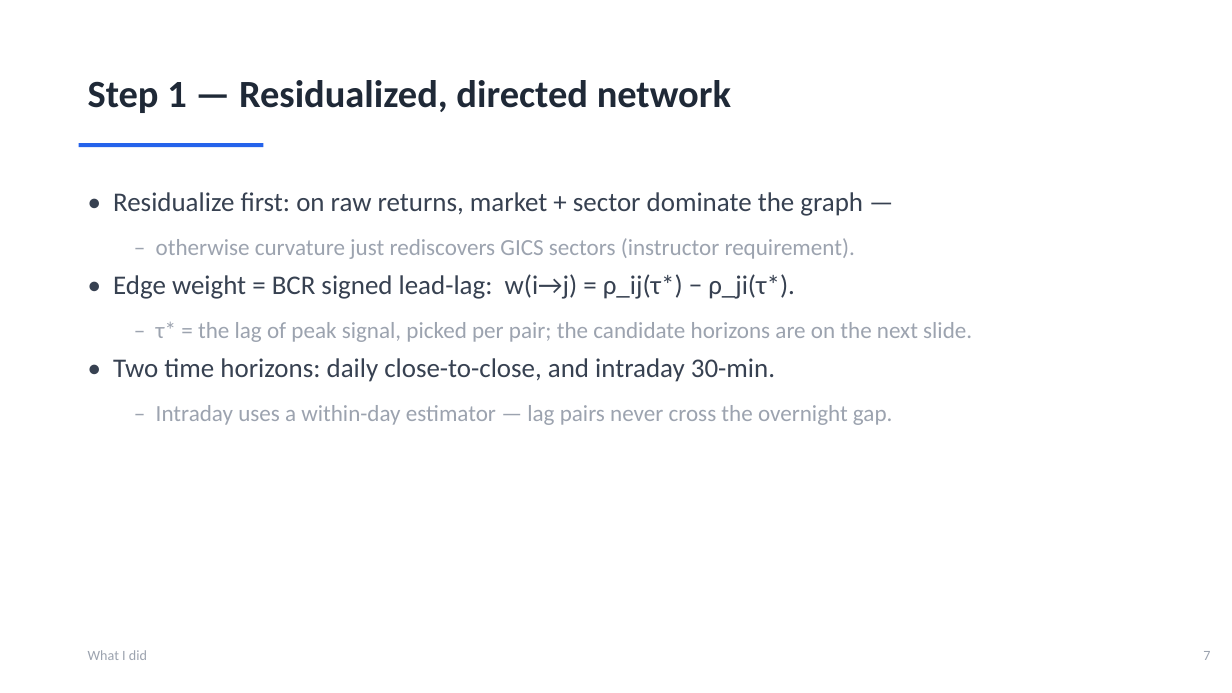
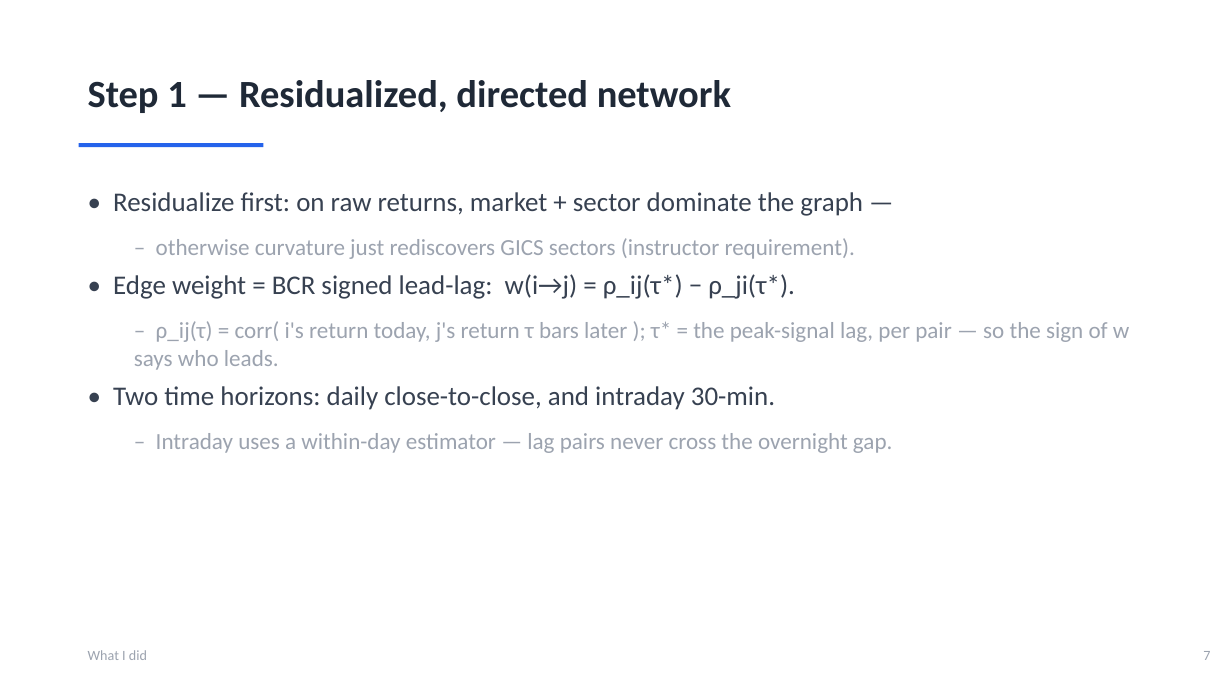
Before and after one commit to ivan-sit/Curvature-Lead-Lag-Model, a slide deck: slide 8 of slides/Ricci_Curvature_LeadLag.pptx. Drawn at 1232x693 pixels with LibreOffice and Linux fonts; fonts in the diff are those of the drawing. Boxes give left, top, right and bottom in pixels: in the first picture for what was removed or moved away, otherwise in the second. Text is boxed around its words. In the diff, an @@ line names an element or a change of style, - is before the commit and + after.

```diff
--- a/slides/Ricci_Curvature_LeadLag.pptx
+++ b/slides/Ricci_Curvature_LeadLag.pptx
@@ text at [134,321,1129,370]: text changed @@
-  – τ* = the lag of peak signal, picked per pair; the candidate horizons are on the next slide.
+  – ρ_ij(τ) = corr( i's return today, j's return τ bars later ); τ* = the peak-signal lag, per pair — so the sign of w says who leads.
```
Also in this commit, not shown: 2 other files.
